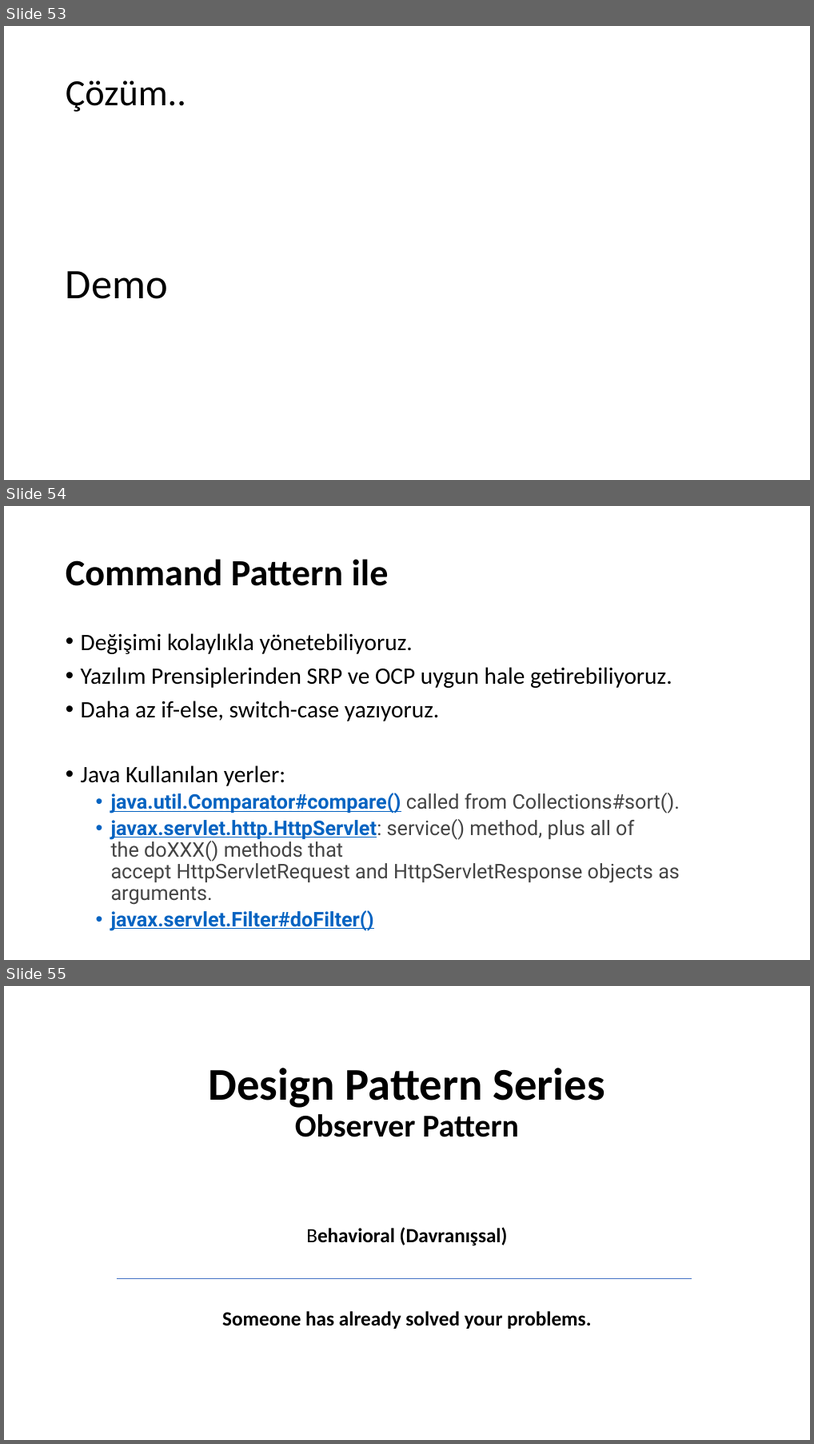
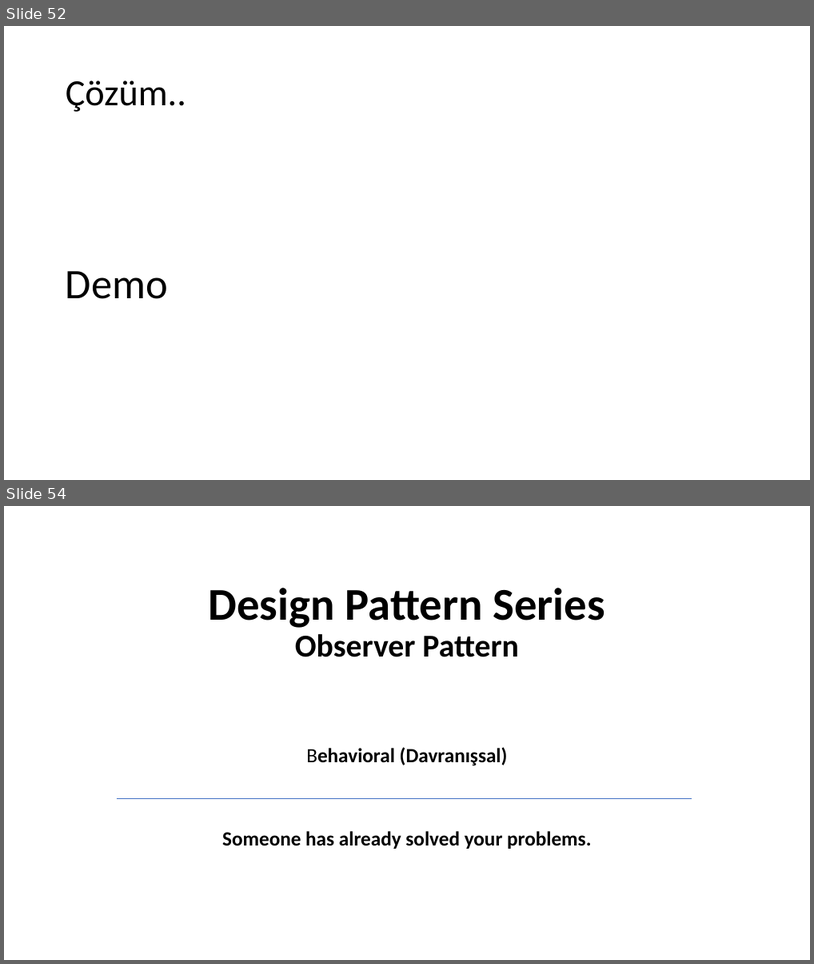
Before and after one commit to umiitkose/DesignPattern-Umiitkose, a slide deck: Tasarımdesenleri.pptx. Shown one above the other, each under a label of ours: slides 53, 54 and 55 before the commit, slides 52 and 54 after it; the slides between them are not shown. The pictures are 814x1444 and 814x964 pixels, drawn with LibreOffice and Linux fonts; fonts in the diff are those of the drawing. Boxes give left, top, right and bottom in pixels: in the first picture for what was removed or moved away, otherwise in the second. Text is boxed around its words. In the diff, an @@ line names an element or a change of style, - is before the commit and + after.

```diff
--- a/Tasarımdesenleri.pptx
+++ b/Tasarımdesenleri.pptx
@@ slide 54 removed at (4,506,810,960), background #FFFFFF @@
@@ title removed at (66,559,389,586) @@
-Command Pattern ile
@@ text removed at (81,633,673,721) @@
-• Değişimi kolaylıkla yönetebiliyoruz.
-• Yazılım Prensiplerinden SRP ve OCP uygun hale getirebiliyoruz.
-• Daha az if-else, switch-case yazıyoruz.
@@ text removed at (81,765,680,931) @@
-• Java Kullanılan yerler:
-  • java.util.Comparator#compare() called from Collections#sort().
-  • javax.servlet.http.HttpServlet: service() method, plus all of the doXXX() methods that accept HttpServletRequest and HttpServletResponse objects as arguments.
-  • javax.servlet.Filter#doFilter()
@@ what was slide 53 is now slide 52 @@
@@ what was slide 55 is now slide 54 @@
```
Also in this commit, not shown: 3 slides changed, 20 slides added, 2 other slides removed.
